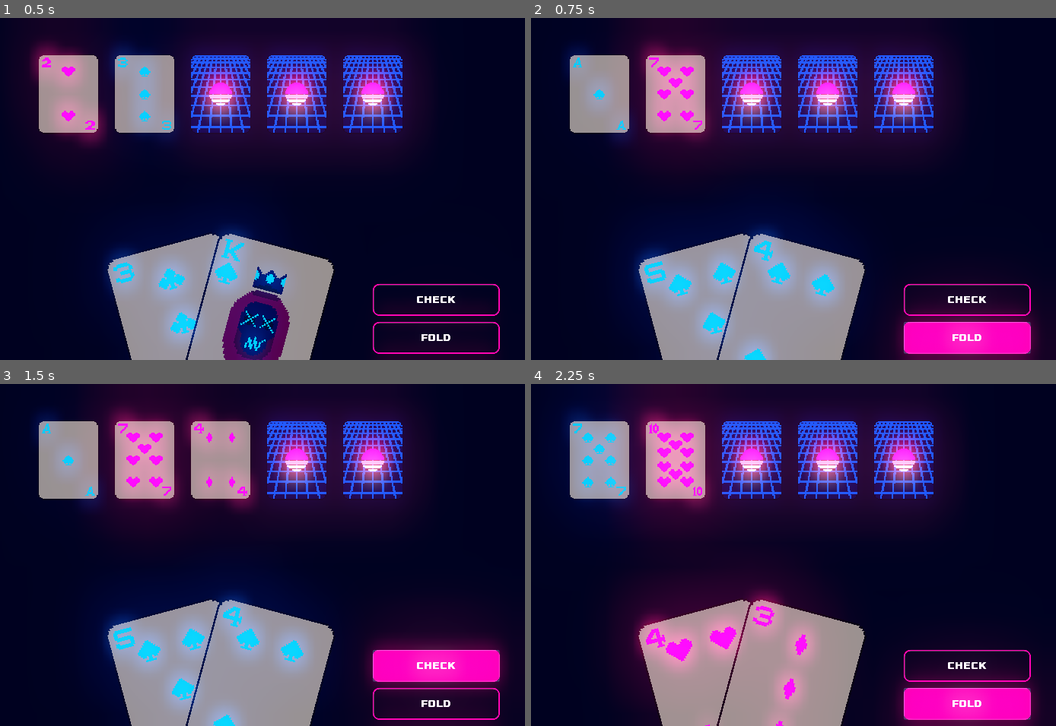
Above: before the commit, frames 1-4 (two rows, left to right).
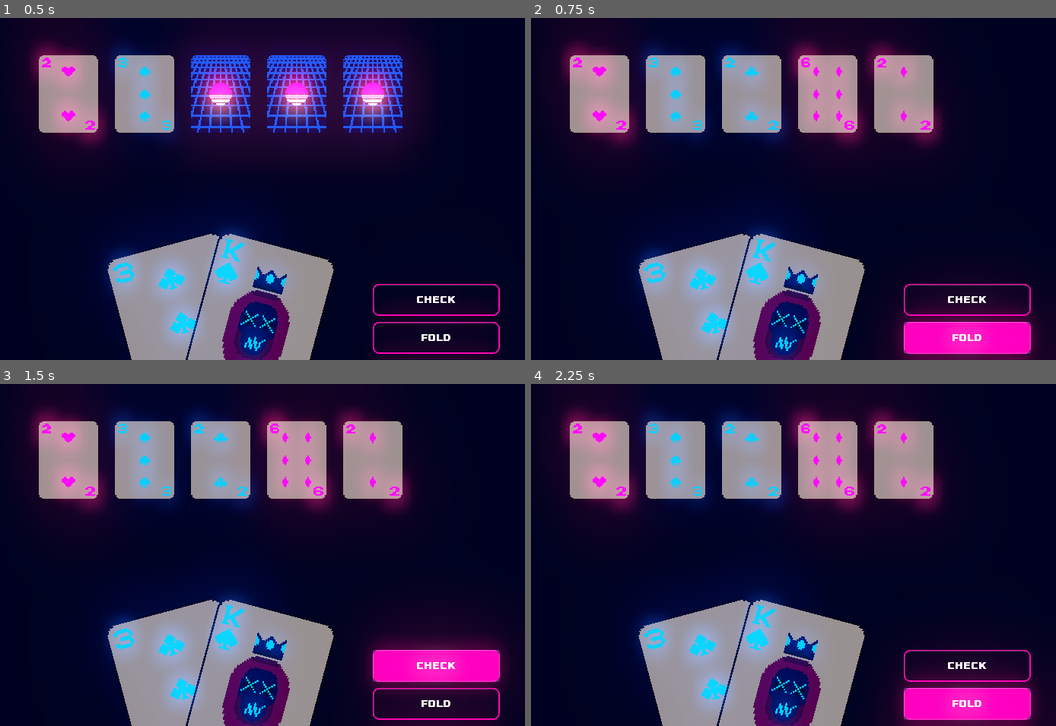
Above: after the commit, the same moments.

Repository: McLovin3/QuipPoker
Game: Godot game, scene res://Scenes/PokerGame.tscn
Same seed, same stepped clock (60 frames per second), same inputs: the game is played once before the commit and once after it. This scene is started directly instead of the project's main scene.
Inputs:
- Up to frame 1 (0.5 s): no input
- Up to frame 2 (0.75 s): click "FOLD" at 0.5 s
- Up to frame 3 (1.5 s): click "CHECK" at 1.25 s
- Up to frame 4 (2.25 s): click "FOLD" at 2 s

Frame 1 is identical in both runs. In frame 2, 23% of the frame differs, in the area x 5-79%, y 0-100%; in frame 3, 22%; in frame 4, 31%.

Commit message:
Poker Logic works

Diff:
--- a/Card/Scripts/Card.gd
+++ b/Card/Scripts/Card.gd
@@ -1,11 +1,11 @@
 extends Node2D
+class_name Card
 
 onready var _card_foreground_sprite: Sprite = $CardForeground
 onready var _card_background_sprite: Sprite = $CardBackground
 
-var _suit: int setget , get_suit
-var _value: int setget , get_value
-
+var _api_value: String setget , get_api_value
+var _face_down: bool = false setget , is_face_down
 var _heart_path: String = "res://Card/Sprites/Hearts/"
 var _diamond_path: String = "res://Card/Sprites/Diamonds/"
 var _spade_path: String = "res://Card/Sprites/Spades/"
@@ -13,24 +13,22 @@
 var _faces_path: String = "res://Card/Sprites/Faces/"
 
 
-func get_suit() -> int:
-	return _suit
-
-
-func get_value() -> int:
-	return _value
-
-
-func _set_foreground(path: String, value: int) -> void:
-	_value = value
-	_card_foreground_sprite.texture = load(path)
-
-
-func _set_background(path: String) -> void:
-	_card_background_sprite.texture = load(path)
-
-
-func set_card_back() -> void:
+func get_api_value() -> String:
+	return _api_value
+
+
+func is_face_down() -> bool:
+	return _face_down
+
+
+func flip_card() -> void:
+	if _face_down:
+		_face_down = false
+		set_card(GameManager.get_next_card())
+
+
+func set_card_face_down() -> void:
+	_face_down = true
 	_card_foreground_sprite.texture = load("res://Card/Sprites/CardBackDetails.png")
 	_card_background_sprite.texture = load("res://Card/Sprites/CardBack.png")
 
@@ -44,130 +42,186 @@
 
 	match suit:
 		GameManager.Suits.HEARTS:
-			_suit = suit
-			match value:
-				GameManager.Values.ACE:
-					_set_foreground(_heart_path + "AceOfHearts.png", value)
-				GameManager.Values.TWO:
-					_set_foreground(_heart_path + "TwoOfHearts.png", value)
-				GameManager.Values.THREE:
-					_set_foreground(_heart_path + "ThreeOfHearts.png", value)
-				GameManager.Values.FOUR:
-					_set_foreground(_heart_path + "FourOfHearts.png", value)
-				GameManager.Values.FIVE:
-					_set_foreground(_heart_path + "FiveOfHearts.png", value)
-				GameManager.Values.SIX:
-					_set_foreground(_heart_path + "SixOfHearts.png", value)
-				GameManager.Values.SEVEN:
-					_set_foreground(_heart_path + "SevenOfHearts.png", value)
-				GameManager.Values.EIGHT:
-					_set_foreground(_heart_path + "EightOfHearts.png", value)
-				GameManager.Values.NINE:
-					_set_foreground(_heart_path + "NineOfHearts.png", value)
-				GameManager.Values.TEN:
-					_set_foreground(_heart_path + "TenOfHearts.png", value)
-				GameManager.Values.JACK:
-					_set_foreground(_heart_path + "JackOfHearts.png", value)
-					_set_background(_faces_path + "Jack.png")
-				GameManager.Values.QUEEN:
-					_set_foreground(_heart_path + "QueenOfHearts.png", value)
-					_set_background(_faces_path + "Queen.png")
-				GameManager.Values.KING:
-					_set_foreground(_heart_path + "KingOfHearts.png", value)
+			match value:
+				GameManager.Values.ACE:
+					_api_value = "AH"
+					_set_foreground(_heart_path + "AceOfHearts.png")
+				GameManager.Values.TWO:
+					_api_value = "2H"
+					_set_foreground(_heart_path + "TwoOfHearts.png")
+				GameManager.Values.THREE:
+					_api_value = "3H"
+					_set_foreground(_heart_path + "ThreeOfHearts.png")
+				GameManager.Values.FOUR:
+					_api_value = "4H"
+					_set_foreground(_heart_path + "FourOfHearts.png")
+				GameManager.Values.FIVE:
+					_api_value = "5H"
+					_set_foreground(_heart_path + "FiveOfHearts.png")
+				GameManager.Values.SIX:
+					_api_value = "6H"
+					_set_foreground(_heart_path + "SixOfHearts.png")
+				GameManager.Values.SEVEN:
+					_api_value = "7H"
+					_set_foreground(_heart_path + "SevenOfHearts.png")
+				GameManager.Values.EIGHT:
+					_api_value = "8H"
+					_set_foreground(_heart_path + "EightOfHearts.png")
+				GameManager.Values.NINE:
+					_api_value = "9H"
+					_set_foreground(_heart_path + "NineOfHearts.png")
+				GameManager.Values.TEN:
+					_api_value = "10H"
+					_set_foreground(_heart_path + "TenOfHearts.png")
+				GameManager.Values.JACK:
+					_api_value = "JH"
+					_set_foreground(_heart_path + "JackOfHearts.png")
+					_set_background(_faces_path + "Jack.png")
+				GameManager.Values.QUEEN:
+					_api_value = "QH"
+					_set_foreground(_heart_path + "QueenOfHearts.png")
+					_set_background(_faces_path + "Queen.png")
+				GameManager.Values.KING:
+					_api_value = "KH"
+					_set_foreground(_heart_path + "KingOfHearts.png")
 					_set_background(_faces_path + "King.png")
 		GameManager.Suits.DIAMONDS:
-			_suit = suit
-			match value:
-				GameManager.Values.ACE:
-					_set_foreground(_diamond_path + "AceOfDiamonds.png", value)
-				GameManager.Values.TWO:
-					_set_foreground(_diamond_path + "TwoOfDiamonds.png", value)
-				GameManager.Values.THREE:
-					_set_foreground(_diamond_path + "ThreeOfDiamonds.png", value)
-				GameManager.Values.FOUR:
-					_set_foreground(_diamond_path + "FourOfDiamonds.png", value)
-				GameManager.Values.FIVE:
-					_set_foreground(_diamond_path + "FiveOfDiamonds.png", value)
-				GameManager.Values.SIX:
-					_set_foreground(_diamond_path + "SixOfDiamonds.png", value)
-				GameManager.Values.SEVEN:
-					_set_foreground(_diamond_path + "SevenOfDiamonds.png", value)
-				GameManager.Values.EIGHT:
-					_set_foreground(_diamond_path + "EightOfDiamonds.png", value)
-				GameManager.Values.NINE:
-					_set_foreground(_diamond_path + "NineOfDiamonds.png", value)
-				GameManager.Values.TEN:
-					_set_foreground(_diamond_path + "TenOfDiamonds.png", value)
-				GameManager.Values.JACK:
-					_set_foreground(_diamond_path + "JackOfDiamonds.png", value)
-					_set_background(_faces_path + "Jack.png")
-				GameManager.Values.QUEEN:
-					_set_foreground(_diamond_path + "QueenOfDiamonds.png", value)
-					_set_background(_faces_path + "Queen.png")
-				GameManager.Values.KING:
-					_set_foreground(_diamond_path + "KingOfDiamonds.png", value)
+			match value:
+				GameManager.Values.ACE:
+					_api_value = "AD"
+					_set_foreground(_diamond_path + "AceOfDiamonds.png")
+				GameManager.Values.TWO:
+					_api_value = "2D"
+					_set_foreground(_diamond_path + "TwoOfDiamonds.png")
+				GameManager.Values.THREE:
+					_api_value = "3D"
+					_set_foreground(_diamond_path + "ThreeOfDiamonds.png")
+				GameManager.Values.FOUR:
+					_api_value = "4D"
+					_set_foreground(_diamond_path + "FourOfDiamonds.png")
+				GameManager.Values.FIVE:
+					_api_value = "5D"
+					_set_foreground(_diamond_path + "FiveOfDiamonds.png")
+				GameManager.Values.SIX:
+					_api_value = "6D"
+					_set_foreground(_diamond_path + "SixOfDiamonds.png")
+				GameManager.Values.SEVEN:
+					_api_value = "7D"
+					_set_foreground(_diamond_path + "SevenOfDiamonds.png")
+				GameManager.Values.EIGHT:
+					_api_value = "8D"
+					_set_foreground(_diamond_path + "EightOfDiamonds.png")
+				GameManager.Values.NINE:
+					_api_value = "9D"
+					_set_foreground(_diamond_path + "NineOfDiamonds.png")
+				GameManager.Values.TEN:
+					_api_value = "10D"
+					_set_foreground(_diamond_path + "TenOfDiamonds.png")
+				GameManager.Values.JACK:
+					_api_value = "JD"
+					_set_foreground(_diamond_path + "JackOfDiamonds.png")
+					_set_background(_faces_path + "Jack.png")
+				GameManager.Values.QUEEN:
+					_api_value = "QD"
+					_set_foreground(_diamond_path + "QueenOfDiamonds.png")
+					_set_background(_faces_path + "Queen.png")
+				GameManager.Values.KING:
+					_api_value = "KD"
+					_set_foreground(_diamond_path + "KingOfDiamonds.png")
 					_set_background(_faces_path + "King.png")
 		GameManager.Suits.SPADES:
-			_suit = suit
-			match value:
-				GameManager.Values.ACE:
-					_set_foreground(_spade_path + "AceOfSpades.png", value)
-				GameManager.Values.TWO:
-					_set_foreground(_spade_path + "TwoOfSpades.png", value)
-				GameManager.Values.THREE:
-					_set_foreground(_spade_path + "ThreeOfSpades.png", value)
-				GameManager.Values.FOUR:
-					_set_foreground(_spade_path + "FourOfSpades.png", value)
-				GameManager.Values.FIVE:
-					_set_foreground(_spade_path + "FiveOfSpades.png", value)
-				GameManager.Values.SIX:
-					_set_foreground(_spade_path + "SixOfSpades.png", value)
-				GameManager.Values.SEVEN:
-					_set_foreground(_spade_path + "SevenOfSpades.png", value)
-				GameManager.Values.EIGHT:
-					_set_foreground(_spade_path + "EightOfSpades.png", value)
-				GameManager.Values.NINE:
-					_set_foreground(_spade_path + "NineOfSpades.png", value)
-				GameManager.Values.TEN:
-					_set_foreground(_spade_path + "TenOfSpades.png", value)
-				GameManager.Values.JACK:
-					_set_foreground(_spade_path + "JackOfSpades.png", value)
-					_set_background(_faces_path + "Jack.png")
-				GameManager.Values.QUEEN:
-					_set_foreground(_spade_path + "QueenOfSpades.png", value)
-					_set_background(_faces_path + "Queen.png")
-				GameManager.Values.KING:
-					_set_foreground(_spade_path + "KingOfSpades.png", value)
+			match value:
+				GameManager.Values.ACE:
+					_api_value = "AS"
+					_set_foreground(_spade_path + "AceOfSpades.png")
+				GameManager.Values.TWO:
+					_api_value = "2S"
+					_set_foreground(_spade_path + "TwoOfSpades.png")
+				GameManager.Values.THREE:
+					_api_value = "3S"
+					_set_foreground(_spade_path + "ThreeOfSpades.png")
+				GameManager.Values.FOUR:
+					_api_value = "4S"
+					_set_foreground(_spade_path + "FourOfSpades.png")
+				GameManager.Values.FIVE:
+					_api_value = "5S"
+					_set_foreground(_spade_path + "FiveOfSpades.png")
+				GameManager.Values.SIX:
+					_api_value = "6S"
+					_set_foreground(_spade_path + "SixOfSpades.png")
+				GameManager.Values.SEVEN:
+					_api_value = "7S"
+					_set_foreground(_spade_path + "SevenOfSpades.png")
+				GameManager.Values.EIGHT:
+					_api_value = "8S"
+					_set_foreground(_spade_path + "EightOfSpades.png")
+				GameManager.Values.NINE:
+					_api_value = "9S"
+					_set_foreground(_spade_path + "NineOfSpades.png")
+				GameManager.Values.TEN:
+					_api_value = "10S"
+					_set_foreground(_spade_path + "TenOfSpades.png")
+				GameManager.Values.JACK:
+					_api_value = "JS"
+					_set_foreground(_spade_path + "JackOfSpades.png")
+					_set_background(_faces_path + "Jack.png")
+				GameManager.Values.QUEEN:
+					_api_value = "QS"
+					_set_foreground(_spade_path + "QueenOfSpades.png")
+					_set_background(_faces_path + "Queen.png")
+				GameManager.Values.KING:
+					_api_value = "KS"
+					_set_foreground(_spade_path + "KingOfSpades.png")
 					_set_background(_faces_path + "King.png")
 		GameManager.Suits.CLUBS:
-			_suit = suit
-			match value:
-				GameManager.Values.ACE:
-					_set_foreground(_club_path + "AceOfClubs.png", value)
-				GameManager.Values.TWO:
-					_set_foreground(_club_path + "TwoOfClubs.png", value)
-				GameManager.Values.THREE:
-					_set_foreground(_club_path + "ThreeOfClubs.png", value)
-				GameManager.Values.FOUR:
-					_set_foreground(_club_path + "FourOfClubs.png", value)
-				GameManager.Values.FIVE:
-					_set_foreground(_club_path + "FiveOfClubs.png", value)
-				GameManager.Values.SIX:
-					_set_foreground(_club_path + "SixOfClubs.png", value)
-				GameManager.Values.SEVEN:
-					_set_foreground(_club_path + "SevenOfClubs.png", value)
-				GameManager.Values.EIGHT:
-					_set_foreground(_club_path + "EightOfClubs.png", value)
-				GameManager.Values.NINE:
-					_set_foreground(_club_path + "NineOfClubs.png", value)
-				GameManager.Values.TEN:
-					_set_foreground(_club_path + "TenOfClubs.png", value)
-				GameManager.Values.JACK:
-					_set_foreground(_club_path + "JackOfClubs.png", value)
-					_set_background(_faces_path + "Jack.png")
-				GameManager.Values.QUEEN:
-					_set_foreground(_club_path + "QueenOfClubs.png", value)
-					_set_background(_faces_path + "Queen.png")
-				GameManager.Values.KING:
-					_set_foreground(_club_path + "KingOfClubs.png", value)
-					_set_background(_faces_path + "King.png")
+			match value:
+				GameManager.Values.ACE:
+					_api_value = "AC"
+					_set_foreground(_club_path + "AceOfClubs.png")
+				GameManager.Values.TWO:
+					_api_value = "2C"
+					_set_foreground(_club_path + "TwoOfClubs.png")
+				GameManager.Values.THREE:
+					_api_value = "3C"
+					_set_foreground(_club_path + "ThreeOfClubs.png")
+				GameManager.Values.FOUR:
+					_api_value = "4C"
+					_set_foreground(_club_path + "FourOfClubs.png")
+				GameManager.Values.FIVE:
+					_api_value = "5C"
+					_set_foreground(_club_path + "FiveOfClubs.png")
+				GameManager.Values.SIX:
+					_api_value = "6C"
+					_set_foreground(_club_path + "SixOfClubs.png")
+				GameManager.Values.SEVEN:
+					_api_value = "7C"
+					_set_foreground(_club_path + "SevenOfClubs.png")
+				GameManager.Values.EIGHT:
+					_api_value = "8C"
+					_set_foreground(_club_path + "EightOfClubs.png")
+				GameManager.Values.NINE:
+					_api_value = "9C"
+					_set_foreground(_club_path + "NineOfClubs.png")
+				GameManager.Values.TEN:
+					_api_value = "10C"
+					_set_foreground(_club_path + "TenOfClubs.png")
+				GameManager.Values.JACK:
+					_api_value = "JC"
+					_set_foreground(_club_path + "JackOfClubs.png")
+					_set_background(_faces_path + "Jack.png")
+				GameManager.Values.QUEEN:
+					_api_value = "QC"
+					_set_foreground(_club_path + "QueenOfClubs.png")
+					_set_background(_faces_path + "Queen.png")
+				GameManager.Values.KING:
+					_api_value = "KC"
+					_set_foreground(_club_path + "KingOfClubs.png")
+					_set_background(_faces_path + "King.png")
+
+
+func _set_foreground(path: String) -> void:
+	_card_foreground_sprite.texture = load(path)
+
+
+func _set_background(path: String) -> void:
+	_card_background_sprite.texture = load(path)
--- a/Scenes/PokerGame.tscn
+++ b/Scenes/PokerGame.tscn
@@ -49,5 +49,8 @@
 margin_bottom = -70.0
 text = "CHECK"
 
+[node name="HTTPRequest" type="HTTPRequest" parent="."]
+
 [connection signal="pressed" from="FoldButton" to="." method="_on_FoldButton_pressed"]
 [connection signal="pressed" from="CheckButton" to="." method="_on_PassButton_pressed"]
+[connection signal="request_completed" from="HTTPRequest" to="." method="_on_HTTPRequest_request_completed"]
--- a/Scenes/Scripts/GameManager.gd
+++ b/Scenes/Scripts/GameManager.gd
@@ -9,6 +9,7 @@
 func _ready():
 	new_deck()
 
+
 func new_deck() -> void:
 	_deck.clear()
 	for suit in Suits.values():
@@ -18,5 +19,6 @@
 	randomize()
 	_deck.shuffle()
 
+
 func get_next_card() -> Dictionary:
 	return _deck.pop_front()
--- a/Scenes/Scripts/PokerGame.gd
+++ b/Scenes/Scripts/PokerGame.gd
@@ -11,29 +11,50 @@
 onready var _first_player_position: Position2D = $PlayerCard1
 onready var _second_player_position: Position2D = $PlayerCard2
 
+onready var _http_request: HTTPRequest = $HTTPRequest
 onready var _check_button: Button = $CheckButton
 onready var _fold_button: Button = $FoldButton
 
+var _table_cards: Array = []
+var _player_cards: Array = []
 var _turn: int = 1
-var _cards: Array = []
-var _unflipped_cards: Array = []
 
 
-func _create_card(position: Position2D, scale: Vector2, rotation: int, isHidden: bool):
-	var card = _card.instance()
+func _create_card(scale: Vector2, position: Vector2, rotation: int, is_face_down: bool) -> Card:
+	var card: Card = _card.instance()
 	add_child(card)
+	card.scale = scale
+	card.position = position
+	card.rotation_degrees = rotation
 
-	if isHidden:
-		card.set_card_back()
-		_unflipped_cards.append(card)
+	if is_face_down:
+		card.set_card_face_down()
 
 	else:
 		card.set_card(GameManager.get_next_card())
-		_cards.append(card)
 
-	card.scale = scale
-	card.rotation_degrees = rotation
-	card.position = position.position
+	return card
+
+
+func _create_table_cards() -> void:
+	_table_cards.append_array(
+		[
+			_create_card(Vector2(1.5, 1.5), _first_table_position.position, 0, false),
+			_create_card(Vector2(1.5, 1.5), _second_table_position.position, 0, false),
+			_create_card(Vector2(1.5, 1.5), _third_table_position.position, 0, true),
+			_create_card(Vector2(1.5, 1.5), _fourth_table_position.position, 0, true),
+			_create_card(Vector2(1.5, 1.5), _fifth_table_position.position, 0, true)
+		]
+	)
+
+
+func _create_player_cards() -> void:
+	_player_cards.append_array(
+		[
+			_create_card(Vector2(3, 3), _second_player_position.position, -15, false),
+			_create_card(Vector2(3, 3), _first_player_position.position, 15, false)
+		]
+	)
 
 
 func _ready():
@@ -43,35 +64,54 @@
 func _init_table() -> void:
 	GameManager.new_deck()
 	_check_button.disabled = false
+	_player_cards.clear()
+	_table_cards.clear()
 	_turn = 1
-	_cards.clear()
-	_unflipped_cards.clear()
 
-	_create_card(_first_table_position, Vector2(1.5, 1.5), 0, false)
-	_create_card(_second_table_position, Vector2(1.5, 1.5), 0, false)
-	_create_card(_third_table_position, Vector2(1.5, 1.5), 0, true)
-	_create_card(_fourth_table_position, Vector2(1.5, 1.5), 0, true)
-	_create_card(_fifth_table_position, Vector2(1.5, 1.5), 0, true)
+	_create_table_cards()
+	_create_player_cards()
 
-	_create_card(_second_player_position, Vector2(3, 3), -15, false)
-	_create_card(_first_player_position, Vector2(3, 3), 15, false)
-
-
-# func _check_hand() -> void:
-# 	if _check_if_royal_flush():
-# 		print("Royal Flush")
+	print(_player_cards)
+	print(_table_cards)
 
 
 func _on_FoldButton_pressed():
-	_init_table()
+	for card in _table_cards:
+		if card.is_face_down():
+			card.flip_card()
+
+	var _player_cards_values = ""
+
+	for i in range(_player_cards.size()):
+		if i == _player_cards.size() - 1:
+			_player_cards_values += _player_cards[i].get_api_value()
+		else:
+			_player_cards_values += _player_cards[i].get_api_value() + ","
+
+	var _table_cards_values = ""
+
+	for i in range(_table_cards.size()):
+		if i == _table_cards.size() - 1:
+			_table_cards_values += _table_cards[i].get_api_value()
+		else:
+			_table_cards_values += _table_cards[i].get_api_value() + ","
+
+	$HTTPRequest.request(
+		(
+			"https://api.pokerapi.dev/v1/winner/texas_holdem?cc="
+			+ _table_cards_values
+			+ "&pc[]="
+			+ _player_cards_values
+		)
+	)
 
 
 func _on_PassButton_pressed():
-	if _turn <= 4:
-		var card = _unflipped_cards.pop_front()
-		card.set_card(GameManager.get_next_card())
-		_cards.append(card)
-		_turn += 1
+	pass
 
-		if _turn == 4:
-			_check_button.disabled = true
+
+func _on_HTTPRequest_request_completed(
+	_result: int, _response_code: int, _headers: PoolStringArray, body: PoolByteArray
+) -> void:
+	var json = JSON.parse(body.get_string_from_utf8())
+	print(json.result)
--- a/project.godot
+++ b/project.godot
@@ -9,6 +9,11 @@
 config_version=4
 
 _global_script_classes=[ {
+"base": "Node2D",
+"class": "Card",
+"language": "GDScript",
+"path": "res://Card/Scripts/Card.gd"
+}, {
 "base": "CanvasLayer",
 "class": "HostMenu",
 "language": "GDScript",
@@ -35,6 +40,7 @@
 "path": "res://Scenes/Scripts/ShakingInput.gd"
 } ]
 _global_script_class_icons={
+"Card": "",
 "HostMenu": "",
 "JoinMenu": "",
 "MainMenu": "",
